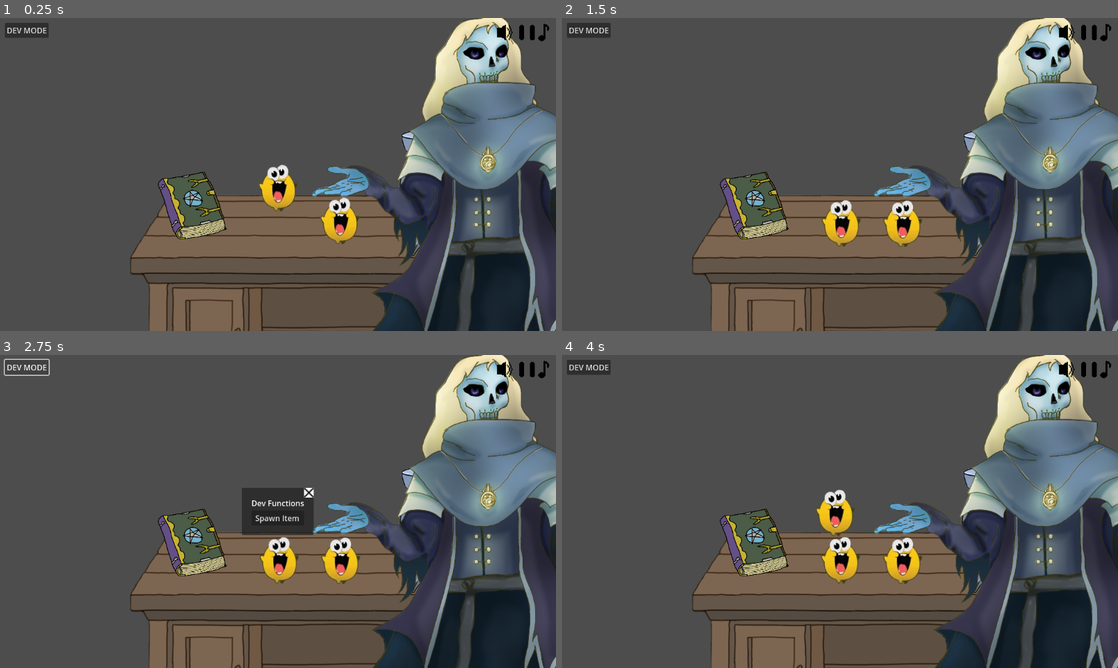
Above: before the commit, frames 1-4 (two rows, left to right).
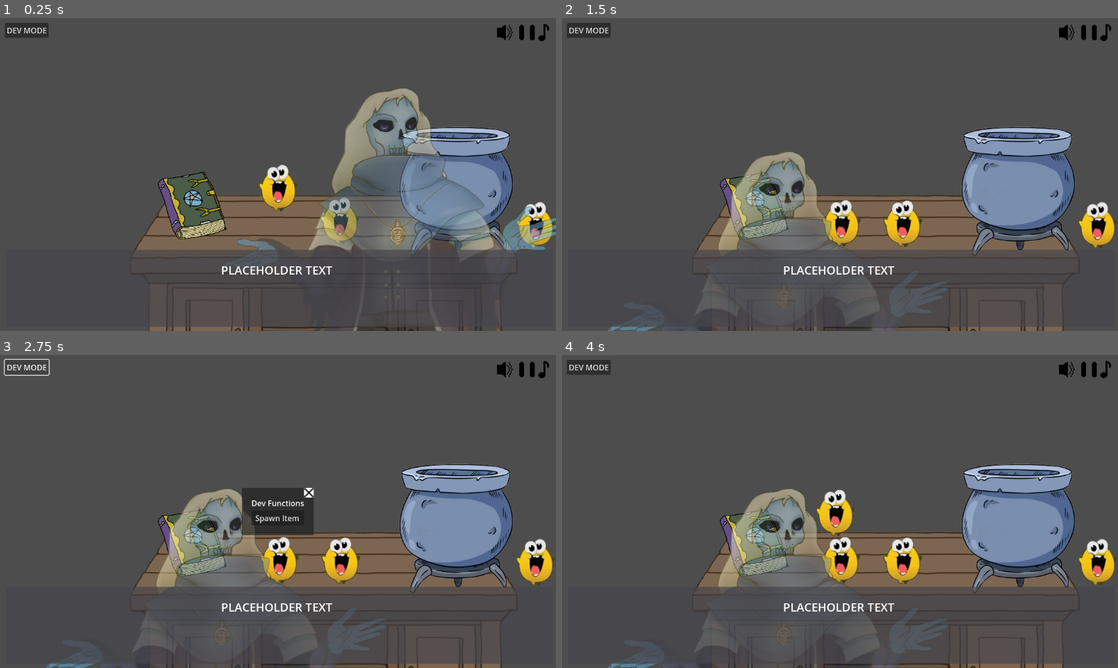
Above: after the commit, the same moments.

Repository: SanchotEm/intern_of_alchemist
Game: Godot game, scene res://Base/main.tscn
Two runs of this game, one before a commit and one after it. Both use one fixed random seed, a clock stepped at 60 frames per second and the inputs below.
Inputs (mouse positions are in pixels of both pictures, inside the frame that each line leads up to):
- Up to frame 1 (0.25 s): no input
- Up to frame 2 (1.5 s): click "DEV MODE" at 0.5 s; click (873, 155) at 1.25 s
- Up to frame 3 (2.75 s): click "DEV MODE" at 2 s
- Up to frame 4 (4 s): click "Spawn Item" at 2.75 s; click (873, 492) at 3.5 s

The runs differ from the first frame. In frame 1, 32% of the frame differs, in the area x 23-100%, y 0-100%; in frame 2, 32%; in frame 3, 32%; in frame 4, 32%.
Error before the commit: Parse Error: Expected statement, found "Indent" instead. (res://Singletons/interface.gd:26)

Commit message:
pulling fixes into test (#35)
* Merging test into main (#34)

* Lots of background setup, but not really functional yet

* Thought I was done for today but ended up coding a bit more, oops!

* First three modes finished

* fixes post merge

should be good now.

* To do

Added new TODO singleton for tracking work.

* Ingredients overhaul (#25)

* Overhauled ingredients, new spawner mechanic, new cauldron tracking system

Various bug fixes too

---------

Co-authored-by: Subnitrates <ch2435@gmail.com>

* updating todo

* Revert "Ingredients overhaul (#25)"

This reverts commit 11097d8955e1eb2090bcf71e94294a251d8f9668.

* Page flips (#28)

* stuff

* page flipping yo

---------

Co-authored-by: Subnitrates <ch2435@gmail.com>

* drag tho (#29)

Co-authored-by: Subnitrates <ch2435@gmail.com>

* stats page (#30)

yeah

Co-authored-by: Subnitrates <ch2435@gmail.com>

* Stats page (#31)

* stats page

yeah

* arrows dynamic!

woweewowow

---------

Co-authored-by: Subnitrates <ch2435@gmail.com>

* more stats, new ghost (#32)

weee

Co-authored-by: Subnitrates <ch2435@gmail.com>

---------

Co-authored-by: Static-Conection-Studios <ppcarciofi@gmail.com>
Co-authored-by: Subnitrates <ch2435@gmail.com>
Co-authored-by: SanchotEm <danila_stupidu@mail.ru>

* fixing the merge

should be working now

* duplicate, placeholder

lets gooooo

---------

Co-authored-by: Static-Conection-Studios <ppcarciofi@gmail.com>
Co-authored-by: Subnitrates <ch2435@gmail.com>
Co-authored-by: SanchotEm <danila_stupidu@mail.ru>

Diff:
--- a/Base/Grimoire/grimoire.gd
+++ b/Base/Grimoire/grimoire.gd
@@ -65,7 +65,8 @@
 	const HOLD_PROGRESS_MID_VALUE := 50
 	const FADE_IN_DELAY_RATIO := 0.1
 	const FIRST_TWEEN_RATIO := 0.5
-	const SECOND_TWEEN_RATIO := 0.5
+
+	const _SECOND_TWEEN_RATIO := 0.5
 
 	print("Starting hold")
 	current_state = State.HOLDING
--- a/Base/Speech_bubble/speech_bubble.gd
+++ b/Base/Speech_bubble/speech_bubble.gd
@@ -21,7 +21,10 @@
 				$Timer.start(GameConstants.TEXT_TIME_TO_DISAPPEAR)
 
 func say_sentence(sentence :Sentence_Resource) -> void:
-	show_text(sentence.txt)
+	if not sentence:
+		push_error("No sentences to say")
+		return
+	show_text(sentence.txt if "txt" in sentence else "PLACEHOLDER TEXT")
 	player = Interface.play_audio(Interface.AudioPlayerType.NARRATOR, load(sentence.audio))
 	if player:
 		player.finished.connect(_on_player_finished)
--- a/Base/main.tscn
+++ b/Base/main.tscn
@@ -1,4 +1,6 @@
-[gd_scene load_steps=38 format=3 uid="uid://blnydnqk036lx"]
+
+[gd_scene load_steps=39 format=3 uid="uid://blnydnqk036lx"]
+
 
 [ext_resource type="Script" uid="uid://bcksdnsnmqud2" path="res://Base/main.gd" id="1_hljll"]
 [ext_resource type="PackedScene" uid="uid://d1gmlseqvku44" path="res://UI/CustomCursor/CustomCursor.tscn" id="2_ay008"]
@@ -16,8 +18,10 @@
 [ext_resource type="Script" uid="uid://b4873n8i6s0vb" path="res://UI/HelpControl.gd" id="7_u7upk"]
 [ext_resource type="Texture2D" uid="uid://dt8a1nb4gbn7e" path="res://Resources/Placeholders/Grimoire-Placeholder.png" id="7_x1fjo"]
 [ext_resource type="Texture2D" uid="uid://blpqswr63jyas" path="res://Resources/Icons/HelpSpritePressed-0001.png" id="8_u7upk"]
+[ext_resource type="Script" uid="uid://g31ahwmjiu65" path="res://UI/ScrollUI.gd" id="9_llarn"]
 [ext_resource type="PackedScene" uid="uid://f8d15v2cndw1" path="res://Base/Mentor/mentor.tscn" id="12_6c3lq"]
 [ext_resource type="PackedScene" uid="uid://bebplufyd55gp" path="res://Base/Speech_bubble/speech_bubble.tscn" id="12_87cgt"]
+
 [ext_resource type="Script" uid="uid://g31ahwmjiu65" path="res://UI/ScrollUI.gd" id="9_llarn"]
 [ext_resource type="PackedScene" uid="uid://f8d15v2cndw1" path="res://Base/Mentor/mentor.tscn" id="12_6c3lq"]
 [ext_resource type="Texture2D" uid="uid://b84yt3uailgu2" path="res://Resources/Icons/XButtonSprite-0001.png" id="12_wxmdi"]
@@ -27,6 +31,7 @@
 [ext_resource type="Texture2D" uid="uid://bcwmfvlut2sau" path="res://Resources/Icons/MusicIconSprite-0004.png" id="14_oqvj5"]
 [ext_resource type="Texture2D" uid="uid://b6cdhvw3ftbos" path="res://Resources/Scrolls/wide.png" id="15_7ly7r"]
 
+
 [ext_resource type="Script" uid="uid://bo0fbbiqxf55r" path="res://Base/Grimoire/grimoire.gd" id="22_l6o11"]
 [ext_resource type="Script" path="res://Base/DevModeCenterContainer.gd" id="24_4dgd5"]
 [ext_resource type="Script" path="res://UI/MainMenu.gd" id="27_l6o11"]
@@ -161,7 +166,6 @@
 theme_override_font_sizes/font_size = 24
 text = "Game Stats"
 horizontal_alignment = 1
-
 
 [node name="StatsVBoxContainer" type="VBoxContainer" parent="UI/ScrollUIControl/ScrollMarginContainer/ScrollBackgroundTexture/MarginContainer/StatsPageVBoxContainer"]
 layout_mode = 2
@@ -424,15 +428,6 @@
 texture_pressed = ExtResource("8_u7upk")
 stretch_mode = 3
 
-[node name="Speech_bubble" parent="UI" instance=ExtResource("12_87cgt")]
-offset_top = -1.46399
-
-[node name="base_item2" parent="." instance=ExtResource("3_lo0hp")]
-position = Vector2(128, 68)
-scale = Vector2(0.420556, 0.420556)
-
-[node name="Mentor" parent="." instance=ExtResource("12_6c3lq")]
-position = Vector2(-450, 3)
 [node name="MusicControl" type="Control" parent="UI/TopBarUIMarginContainer/VBoxContainer/TopBarUIContainer"]
 custom_minimum_size = Vector2(70, 40)
 layout_mode = 2
@@ -464,6 +459,10 @@
 layout_mode = 2
 texture = ExtResource("14_oqvj5")
 
+
+[node name="Speech_bubble" parent="UI" instance=ExtResource("12_87cgt")]
+offset_top = -1.46399
+
 [node name="DevModeCenterContainer" type="CenterContainer" parent="UI"]
 visible = false
 anchors_preset = 15
@@ -523,6 +522,12 @@
 layout_mode = 2
 text = "Spawn Item"
 
+
+[node name="base_item2" parent="." instance=ExtResource("3_lo0hp")]
+position = Vector2(128, 68)
+scale = Vector2(0.420556, 0.420556)
+
+
 [node name="MusicPlayer" type="AudioStreamPlayer" parent="."]
 unique_name_in_owner = true
 stream = ExtResource("2_ekk2t")
--- a/Base/player.gd
+++ b/Base/player.gd
@@ -8,7 +8,7 @@
 
 
 
-func _ready() -> void:
+func _enter_tree():
 	Interface.player = self
 func pick(item: Item):
 	if hand_status != HandStatus.EMPTY:
--- a/Singletons/interface.gd
+++ b/Singletons/interface.gd
@@ -15,19 +15,13 @@
 	audio_players[player_type] = audio_player
 
 func play_audio(player_type: AudioPlayerType, stream: AudioStream) -> AudioStreamPlayer:
-	var player: AudioStreamPlayer
 	if player_type in audio_players:
-		player = audio_players[player_type]
+		var player := audio_players[player_type] as AudioStreamPlayer
 		player.stream = stream
 		player.play()
-	else:
-		push_error("Audio player not working")
-	return player
-		var audio_stream_player: AudioStreamPlayer = audio_players[player_type]
-		audio_stream_player.stream = stream
-		audio_stream_player.play()
-	else:
-		push_error("Audio player not registered for type: %s" % player_type)
+		return player
+	push_error("Audio player not registered for type: %s" % player_type)
+	return null
 #endregion
 
 #region Recipies
